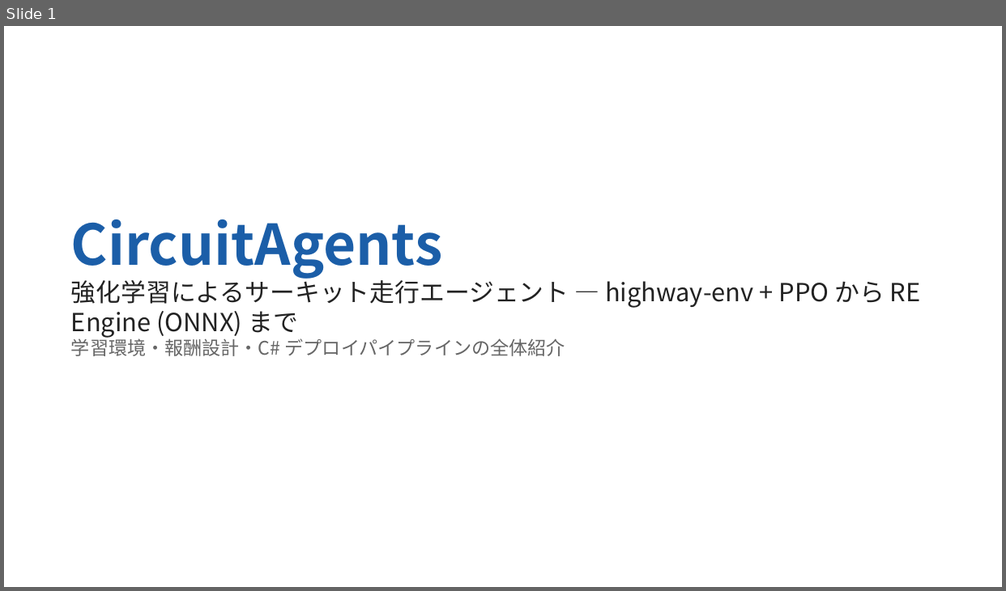
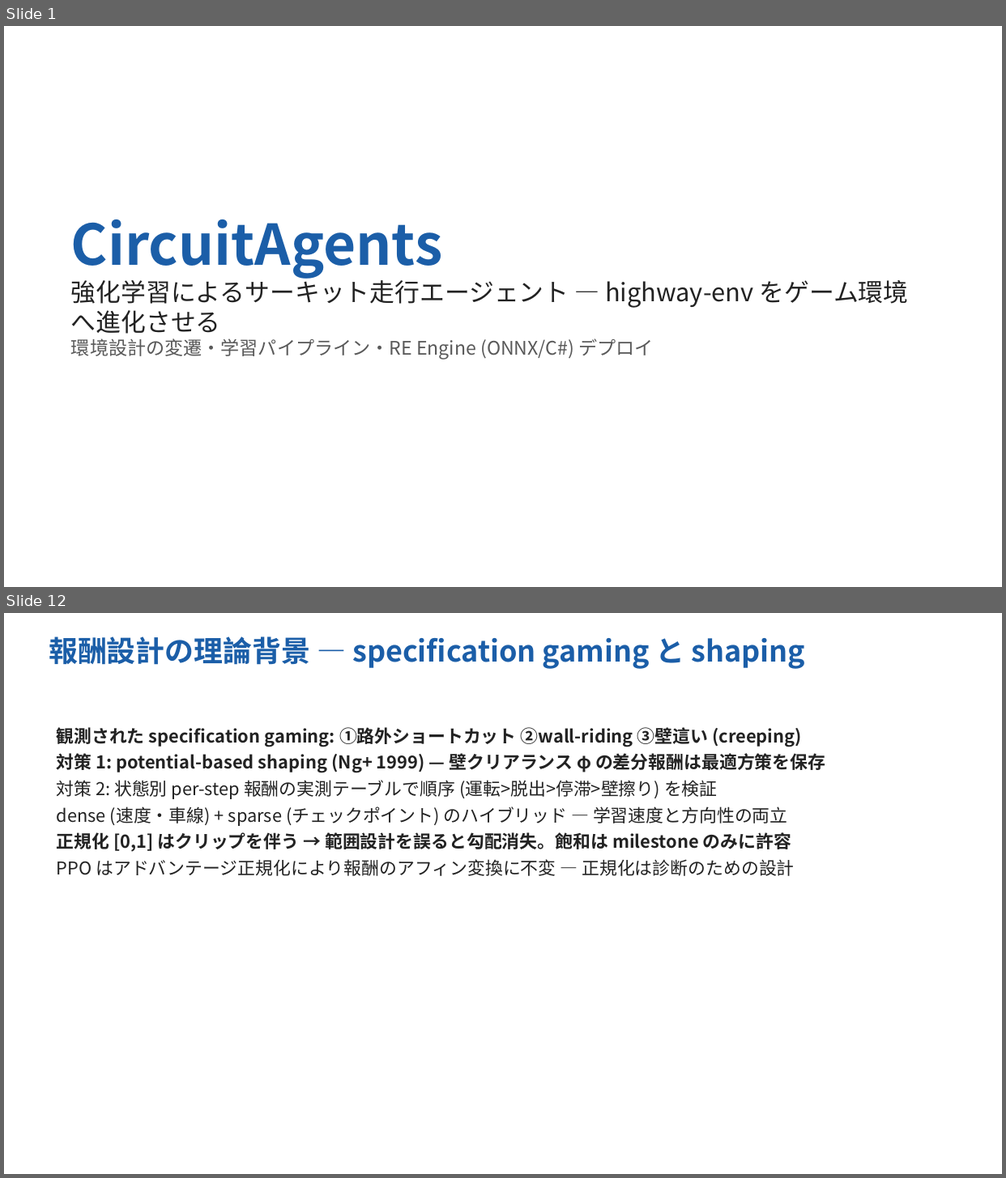
Before and after one commit to Evergarden0101/CircuitAgents, a slide deck: docs/CircuitAgents_intro_ja.pptx. Shown one above the other, each under a label of ours: slide 1 before the commit, slides 1 and 12 after it; the slides between them are not shown. The pictures are 1006x591 and 1006x1178 pixels, drawn with LibreOffice and Linux fonts; fonts in the diff are those of the drawing. Boxes give left, top, right and bottom in pixels: in the first picture for what was removed or moved away, otherwise in the second. Text is boxed around its words. In the diff, an @@ line names an element or a change of style, - is before the commit and + after.

```diff
--- a/docs/CircuitAgents_intro_ja.pptx
+++ b/docs/CircuitAgents_intro_ja.pptx
@@ slide 12 added at (4, 613, 1002, 1174), background #FFFFFF @@
@@ text added at (49, 636, 805, 669), 28 pt, text #1B5EA8, bold @@
+報酬設計の理論背景 — specification gaming と shaping
@@ text added at (56, 727, 825, 876), 17 pt, text #222222, bold @@
+観測された specification gaming: ①路外ショートカット ②wall-riding ③壁這い (creeping)
+対策 1: potential-based shaping (Ng+ 1999) — 壁クリアランス φ の差分報酬は最適方策を保存
+対策 2: 状態別 per-step 報酬の実測テーブルで順序 (運転>脱出>停滞>壁擦り) を検証
+dense (速度・車線) + sparse (チェックポイント) のハイブリッド — 学習速度と方向性の両立
+正規化 [0,1] はクリップを伴う → 範囲設計を誤ると勾配消失。飽和は milestone のみに許容
+PPO はアドバンテージ正規化により報酬のアフィン変換に不変 — 正規化は診断のための設計
@@ slide 1 changed as well @@
@@ text at (71, 276, 909, 360): text changed @@
-強化学習によるサーキット走行エージェント — highway-env + PPO から RE Engine (ONNX) まで
-学習環境・報酬設計・C# デプロイパイプラインの全体紹介
+強化学習によるサーキット走行エージェント — highway-env をゲーム環境へ進化させる
+環境設計の変遷・学習パイプライン・RE Engine (ONNX/C#) デプロイ
```
Also in this commit, not shown: 2 other slides changed, 17 other slides added, 8 slides removed, 5 other files.
